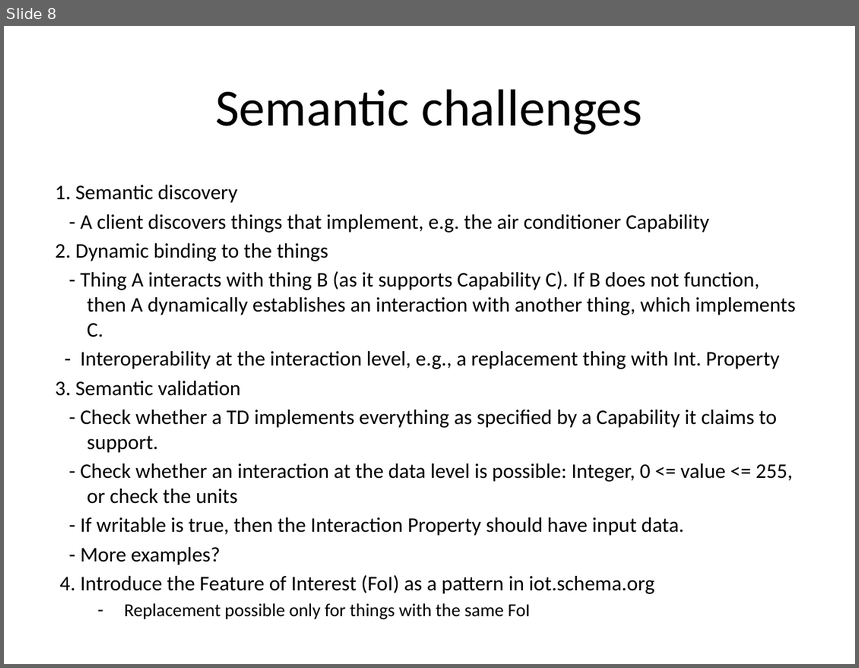
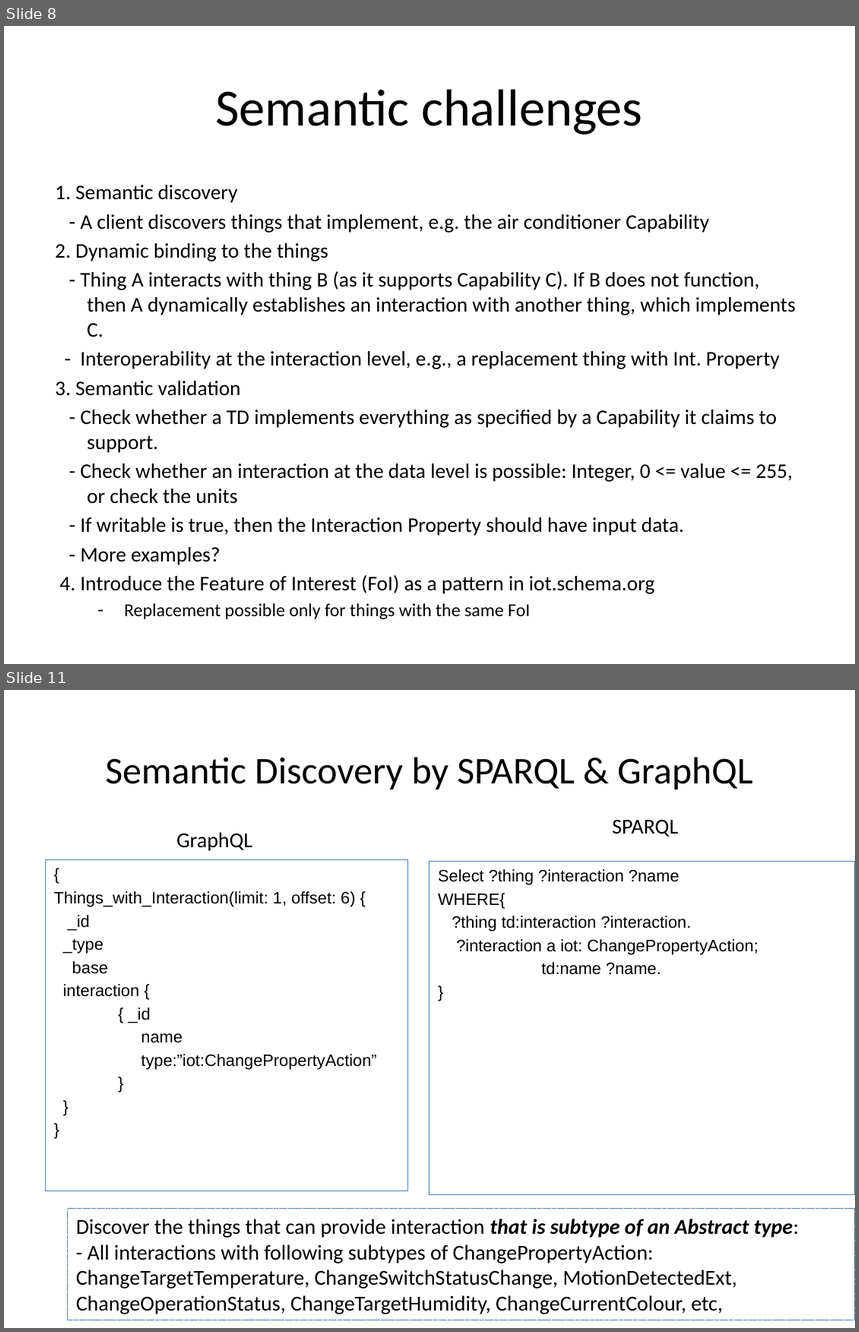
Before and after one commit to w3c/wot, a slide deck: plugfest/2018-prague/semantic integration/Semantic-Integration-Prague-PlugFest-Preparation.pptx. Shown one above the other, each under a label of ours: slide 8 before the commit, slides 8 and 11 after it; the slides between them are not shown. The pictures are 859x668 and 859x1332 pixels, drawn with LibreOffice and Linux fonts; fonts in the diff are those of the drawing. Boxes give left, top, right and bottom in pixels: in the first picture for what was removed or moved away, otherwise in the second. Text is boxed around its words. In the diff, an @@ line names an element or a change of style, - is before the commit and + after.

Commit message:
Update slide Semantic-Integration slide
Add two semantic discovery examples using SPARQL and GraphQL

```diff
--- a/plugfest/2018-prague/semantic integration/Semantic-Integration-Prague-PlugFest-Preparation.pptx
+++ b/plugfest/2018-prague/semantic integration/Semantic-Integration-Prague-PlugFest-Preparation.pptx
@@ slide 11 added at [4, 690, 855, 1328], background #FFFFFF @@
@@ title added at [105, 757, 753, 790], 32 pt, text #000000 @@
+Semantic Discovery by SPARQL & GraphQL
@@ text added at [612, 820, 678, 837], 18 pt, text #000000 @@
+SPARQL
@@ text added at [177, 832, 253, 851], 18 pt, text #000000 @@
+GraphQL
@@ text added at [46, 860, 408, 1192], outline #4F81BD 0.75 pt, 14 pt, text #000000 @@
+{
+Things_with_Interaction(limit: 1, offset: 6) {
+_id
+_type
+base
+interaction {
+{ _id
+name
+type:”iot:ChangePropertyAction”
+}
+}
+}
@@ rectangle added at [430, 861, 855, 1195], outline #4F81BD 0.75 pt, 14 pt, text #000000 @@
+Select ?thing ?interaction ?name
+WHERE{
+?thing td:interaction ?interaction.
+?interaction a iot: ChangePropertyAction;
+td:name ?name.
+}
@@ rectangle added at [68, 1209, 855, 1321], outline #4F81BD 0.75 pt dashed, 18 pt, text #000000 @@
+Discover the things that can provide interaction that is subtype of an Abstract type:
+- All interactions with following subtypes of ChangePropertyAction: ChangeTargetTemperature, ChangeSwitchStatusChange, MotionDetectedExt, ChangeOperationStatus, ChangeTargetHumidity, ChangeCurrentColour, etc,
```
Also in this commit, not shown: 2 other slides added.
